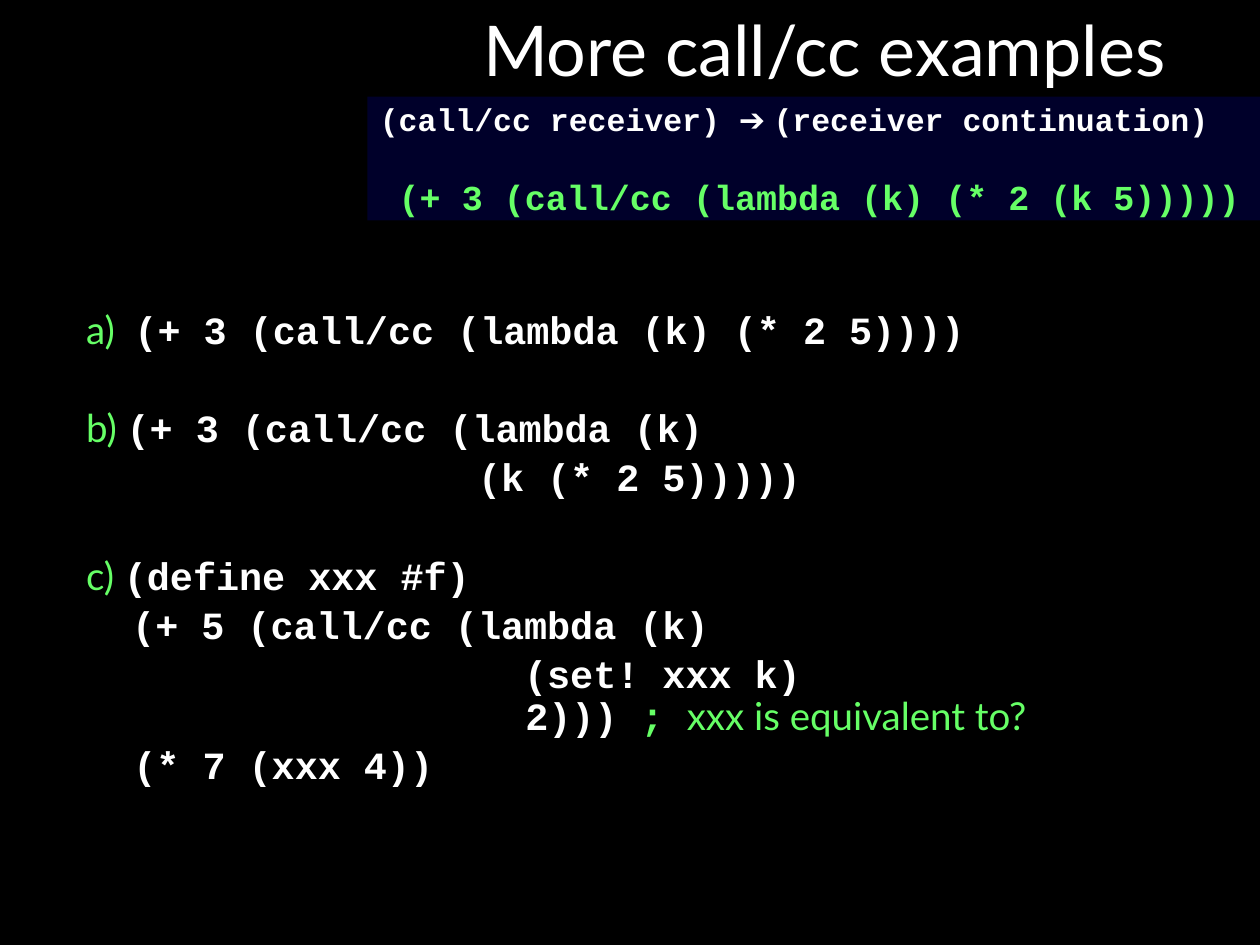
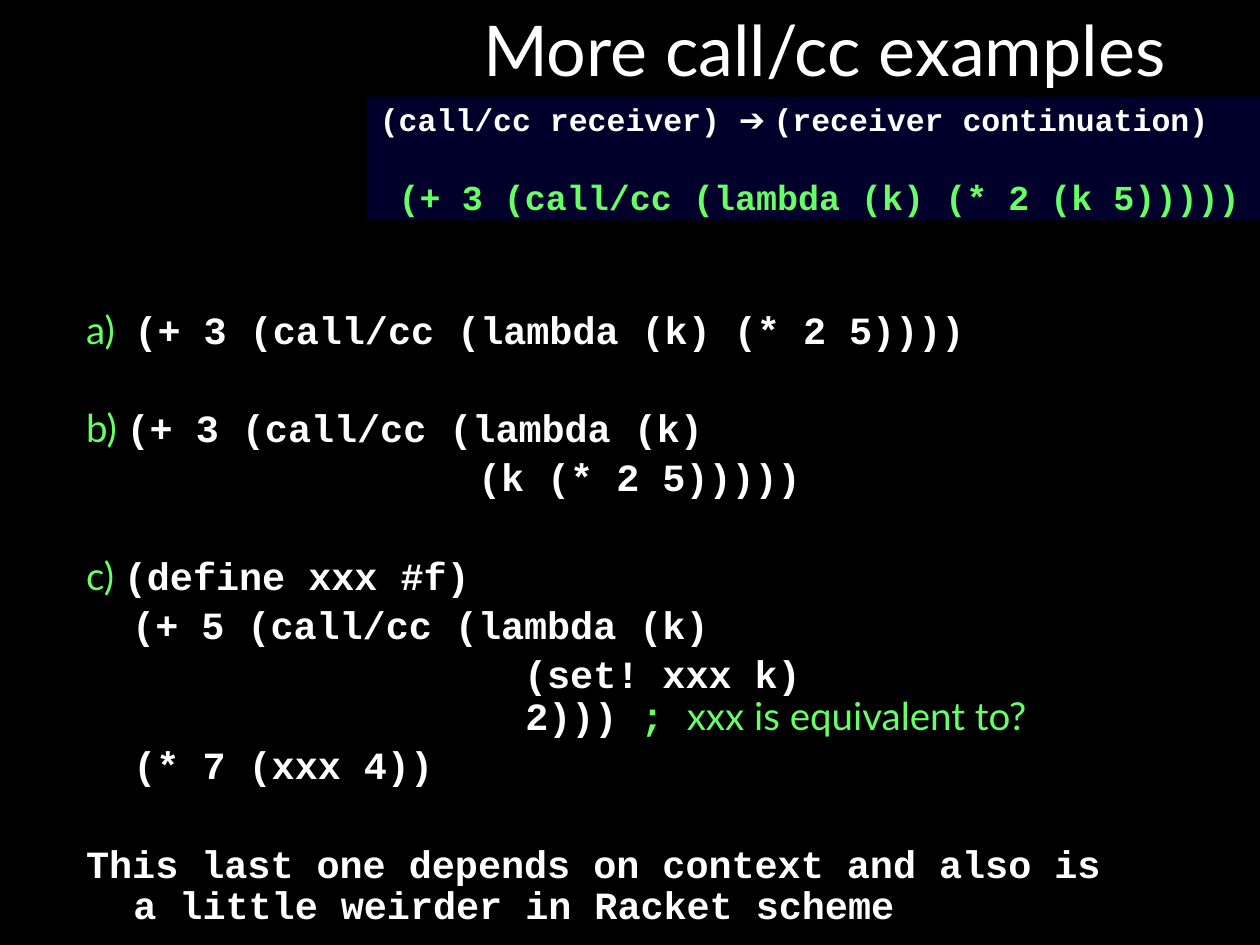
Before and after one commit to RHIT-CSSE/csse304, a slide deck: slide 21 of ClassMaterials/CallCC2/28-29-callcc-intro.pptx. Drawn at 1260x945 pixels with LibreOffice and Linux fonts; fonts in the diff are those of the drawing; background and template pictures are left out. Boxes give left, top, right and bottom in pixels: in the first picture for what was removed or moved away, otherwise in the second. Text is boxed around its words. In the diff, an @@ line names an element or a change of style, - is before the commit and + after.

```diff
--- a/ClassMaterials/CallCC2/28-29-callcc-intro.pptx
+++ b/ClassMaterials/CallCC2/28-29-callcc-intro.pptx
@@ text at (86,850,1100,920): paragraph added @@
+This last one depends on context and also is a little weirder in Racket scheme
```
Also in this commit, not shown: 1 other file.
